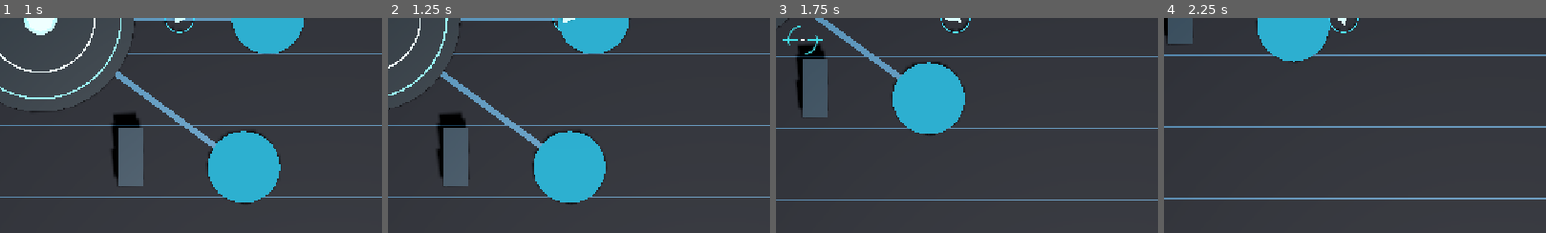
Above: before the commit, frames 1-4 (left to right).
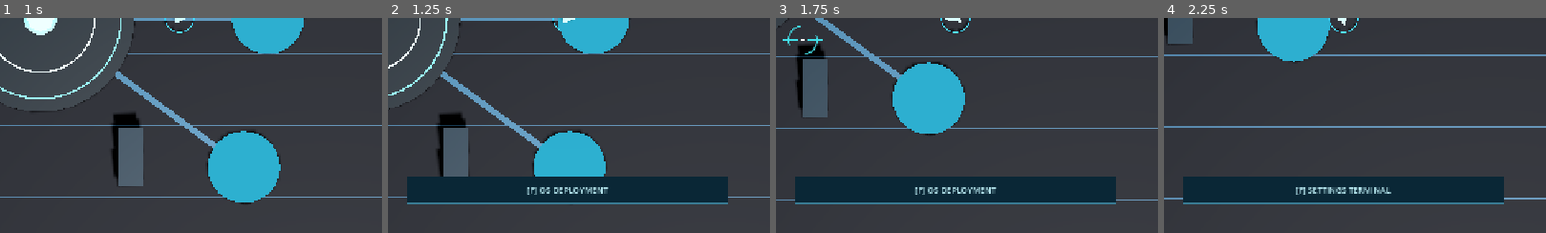
Above: after the commit, the same moments.

Repository: tharu8813/Neon-Void
Game: Godot game, scene res://scenes/main.tscn
Same seed, same stepped clock (60 frames per second), same inputs: the game is played once before the commit and once after it.
Inputs (mouse positions are % of the whole screen's width and height, from its top left):
- Up to frame 1 (1 s): tap Enter at 0.5 s; move the mouse to (72, 45) at 0.52 s; hold D from 0.53 s (still down); hold Q from 0.53 s (still down); tap Space at 0.77 s
- Up to frame 2 (1.25 s): keep holding D; keep holding Q
- Up to frame 3 (1.75 s): move the mouse to (30, 55) at 1.27 s; release D at 1.28 s; release Q at 1.28 s; hold S from 1.28 s (still down); tap E at 1.35 s; tap Space at 1.52 s
- Up to frame 4 (2.25 s): move the mouse to (60, 28) at 2.02 s; release S at 2.03 s; hold D from 2.03 s (still down); hold R from 2.03 s (still down)
The pictures show only the part of the screen within x 26-76%, y 50-100%; the shares and areas given below are measured in that part.

Frame 1 is identical in both runs. In frame 2, 11% of the frame differs, in the area x 5-89%, y 73-87%; in frame 3, 11%; in frame 4, 11%.

Commit message:
feat(godot): supply read-only skill, dash and nearest-terminal HUD snapshots

Diff:
--- a/godot/scripts/main.gd
+++ b/godot/scripts/main.gd
@@ -641,11 +641,13 @@
         "hp": actor.get("hp"), "maxhp": actor.get("max_hp"),
         "mana": actor.get("mana"), "maxmana": actor.get("max_mana"),
         "dash_charges": actor.get("charges"), "dash_max": actor.get("dash_max"),
+        "charge_t": actor.get("charge_t"), "dash_cd": actor.get("dash_cd"),
+        "guard_t": state.get("guard", 0.0),
         "pulse_cd": state.get("pulse_cd", 0.0), "guard_cd": state.get("guard_cd", 0.0),
         "boss_hp": boss_hp, "boss_maxhp": boss_maxhp, "boss_name": boss_name,
         "sector": "ANTIVIRUS HUB" if mode == "base" else (campaign.active_sector if not campaign.active_sector.is_empty() else "OS HUB"),
         "wave": campaign.active_wave,
-        "status": mode,
+        "status": mode, "nearby": _world_nearby_prompt(),
         "infection": campaign.infection, "integrity": campaign.integrity,
         "software_levels": software.levels.duplicate(true),
         "stats": software.stats.duplicate(true),
@@ -669,6 +671,24 @@
         "extraction_options": software.levels.keys(),
         "selected_archived_software": selected_archived_software,
     }
+
+func _world_nearby_prompt() -> String:
+    # Visual/UI hint only. Interaction authority stays in _on_interact and
+    # frozen B/C collision/reach checks, not in this optional text.
+    var point: Vector2 = actor.get("logical_position")
+    if mode == "base":
+        var terminal: String = nearest_base_terminal(point)
+        return str(BASE_TERMINALS[terminal]["label"]) if not terminal.is_empty() else ""
+    if mode != "hub":
+        return ""
+    for sid in GATES:
+        if point.distance_to(GATES[sid]) <= 115.0:
+            return str(SectorCatalog.SECTORS[sid]["name"])
+    if point.distance_to(PURIFY_STATION) <= 103.0:
+        return "PURIFICATION STATION"
+    if point.distance_to(STATUS_STATION) <= 95.0:
+        return "철수 단말기" if campaign.is_os_clean() else "SYSTEM STATUS"
+    return ""
 
 func _update_hud() -> void:
     ui.call("update_game_state", _hud_snapshot())
